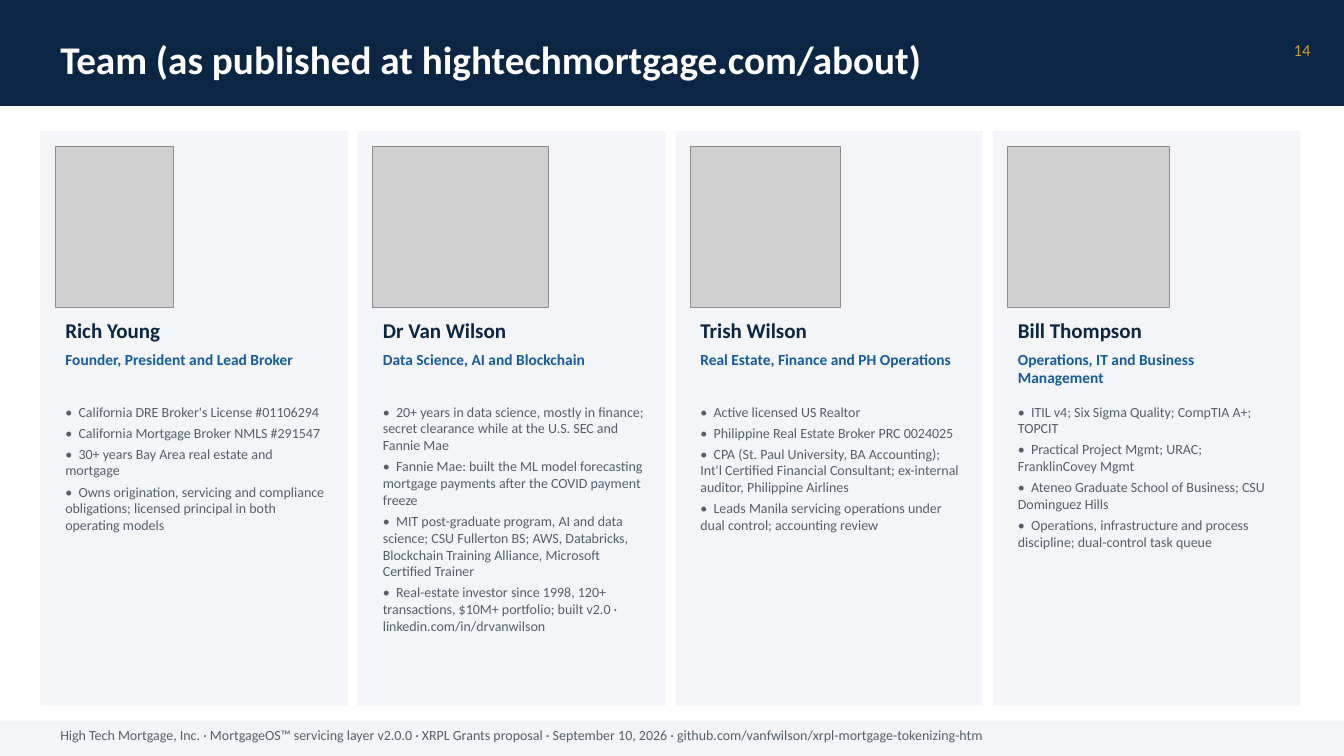
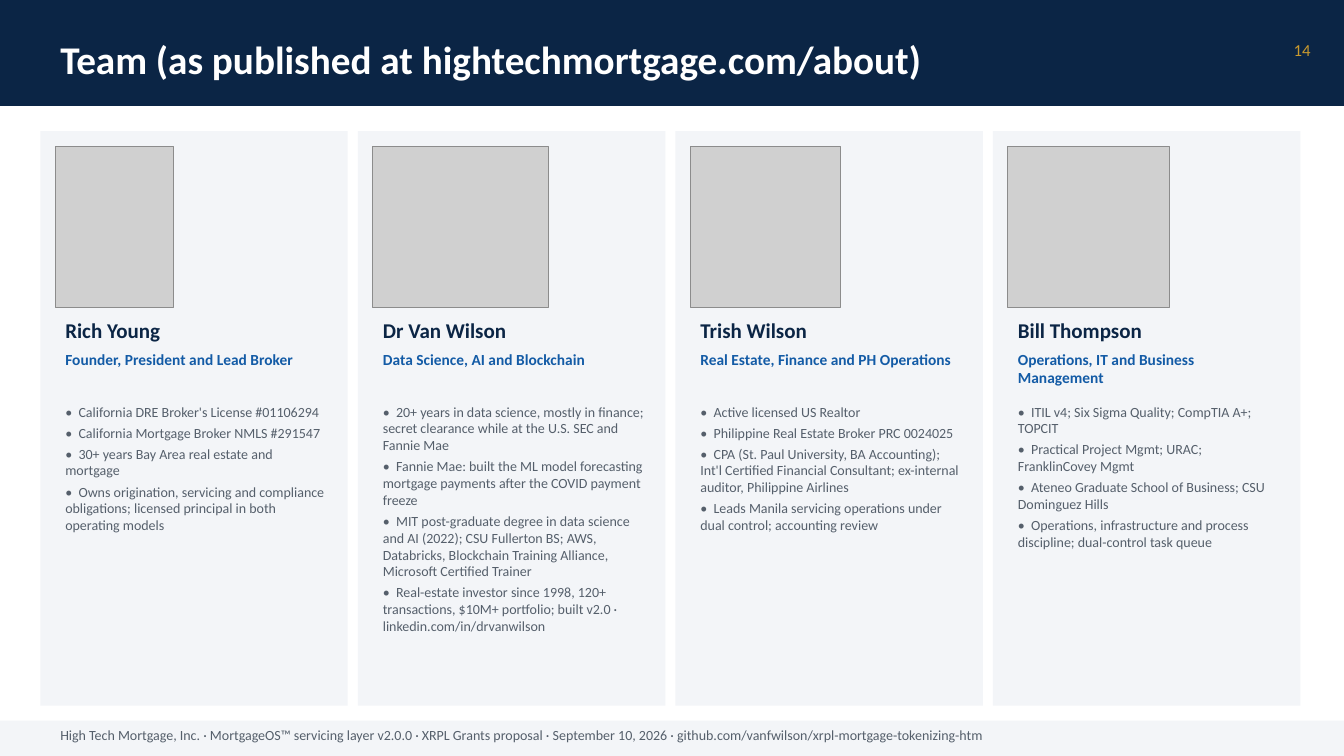
Before and after one commit to vanfwilson/xrpl-mortgage-tokenizing-htm, a slide deck: slide 14 of docs/grant-deck-2026-09-10.pptx. Drawn at 1344x756 pixels with LibreOffice and Linux fonts; fonts in the diff are those of the drawing; grey boxes stand for pictures. Boxes give left, top, right and bottom in pixels: in the first picture for what was removed or moved away, otherwise in the second. Text is boxed around its words. In the diff, an @@ line names an element or a change of style, - is before the commit and + after.

```diff
--- a/docs/grant-deck-2026-09-10.pptx
+++ b/docs/grant-deck-2026-09-10.pptx
@@ text at (383, 516, 630, 576): text changed @@
-• MIT post-graduate program, AI and data science; CSU Fullerton BS; AWS, Databricks, Blockchain Training Alliance, Microsoft Certified Trainer
+• MIT post-graduate degree in data science and AI (2022); CSU Fullerton BS; AWS, Databricks, Blockchain Training Alliance, Microsoft Certified Trainer
```
Also in this commit, not shown: 4 other files.
